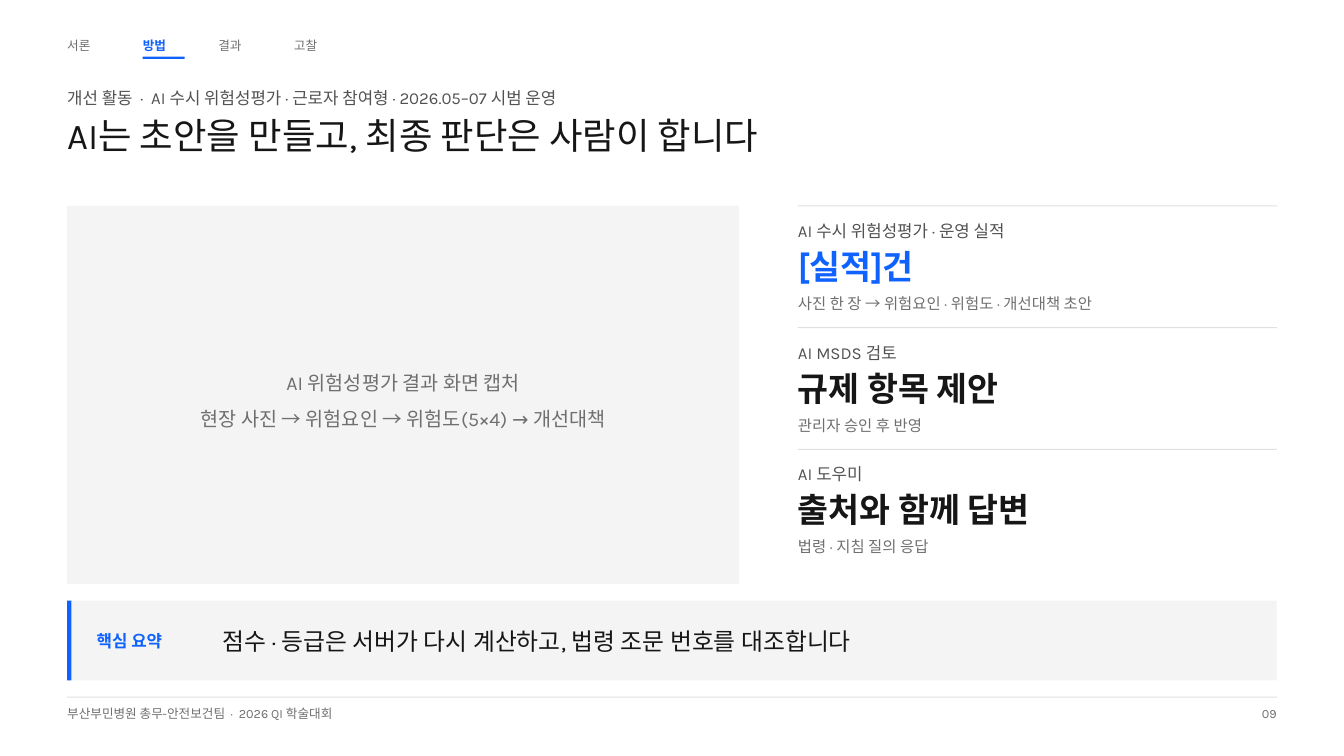
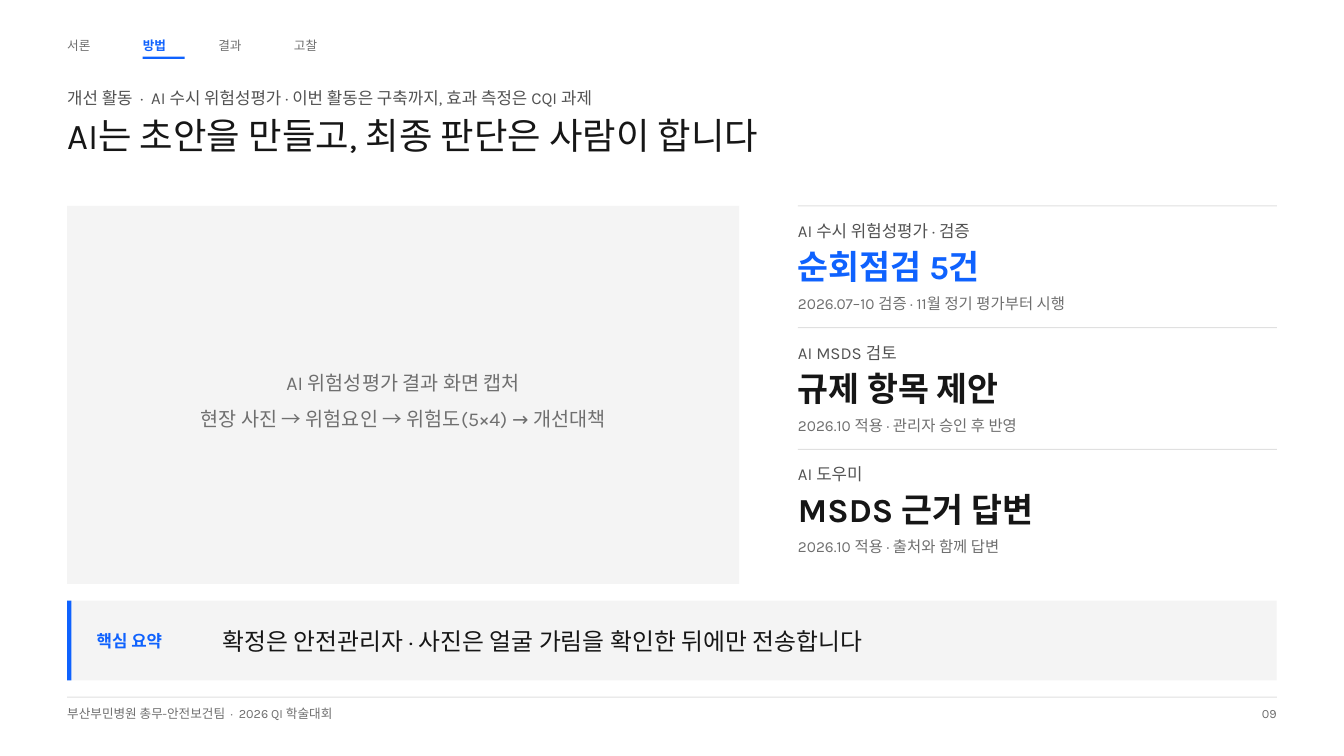
Before and after one commit to buminhealth/health, a slide deck: slide 9 of docs/QI_학술대회_발표_B.pptx. Drawn at 1344x756 pixels with LibreOffice and Linux fonts; fonts in the diff are those of the drawing. Boxes give left, top, right and bottom in pixels: in the first picture for what was removed or moved away, otherwise in the second. Text is boxed around its words. In the diff, an @@ line names an element or a change of style, - is before the commit and + after.

```diff
--- a/docs/QI_학술대회_발표_B.pptx
+++ b/docs/QI_학술대회_발표_B.pptx
@@ text at (x1=67, y1=90, x2=592, y2=107): text changed @@
-개선 활동 · AI 수시 위험성평가 · 근로자 참여형 · 2026.05–07 시범 운영
+개선 활동 · AI 수시 위험성평가 · 이번 활동은 구축까지, 효과 측정은 CQI 과제
@@ text at (x1=798, y1=223, x2=970, y2=239): text changed @@
-AI 수시 위험성평가 · 운영 실적
+AI 수시 위험성평가 · 검증
@@ text at (x1=798, y1=251, x2=979, y2=282): text changed @@
-[실적]건
+순회점검 5건
@@ text at (x1=798, y1=296, x2=1065, y2=310): text changed @@
-사진 한 장 → 위험요인 · 위험도 · 개선대책 초안
+2026.07–10 검증 · 11월 정기 평가부터 시행
@@ text at (x1=798, y1=418, x2=1017, y2=432): text changed @@
-관리자 승인 후 반영
+2026.10 적용 · 관리자 승인 후 반영
@@ text at (x1=798, y1=494, x2=1033, y2=525): text changed @@
-출처와 함께 답변
+MSDS 근거 답변
@@ text at (x1=798, y1=539, x2=999, y2=553): text changed @@
-법령 · 지침 질의 응답
+2026.10 적용 · 출처와 함께 답변
@@ text at (x1=223, y1=630, x2=862, y2=652): text changed @@
-점수 · 등급은 서버가 다시 계산하고, 법령 조문 번호를 대조합니다
+확정은 안전관리자 · 사진은 얼굴 가림을 확인한 뒤에만 전송합니다
```
Also in this commit, not shown: 12 other slides changed, 5 other files.
